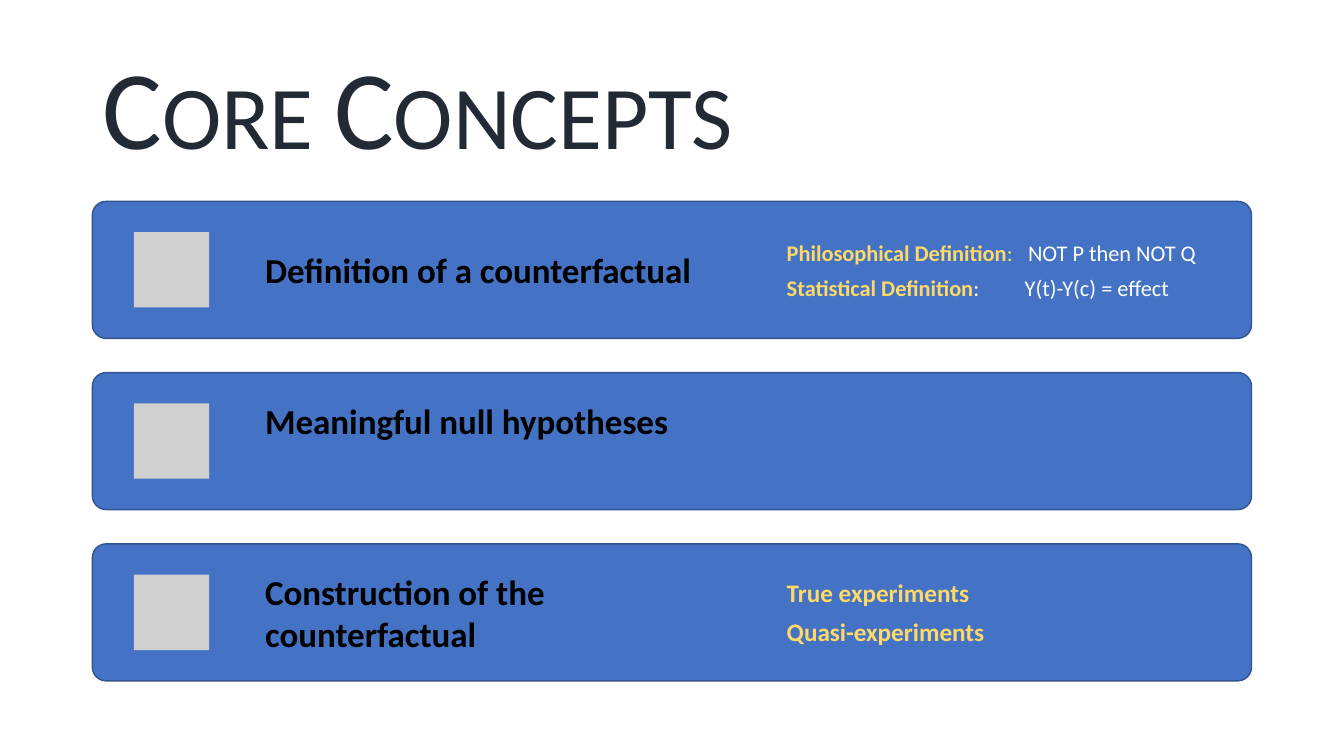
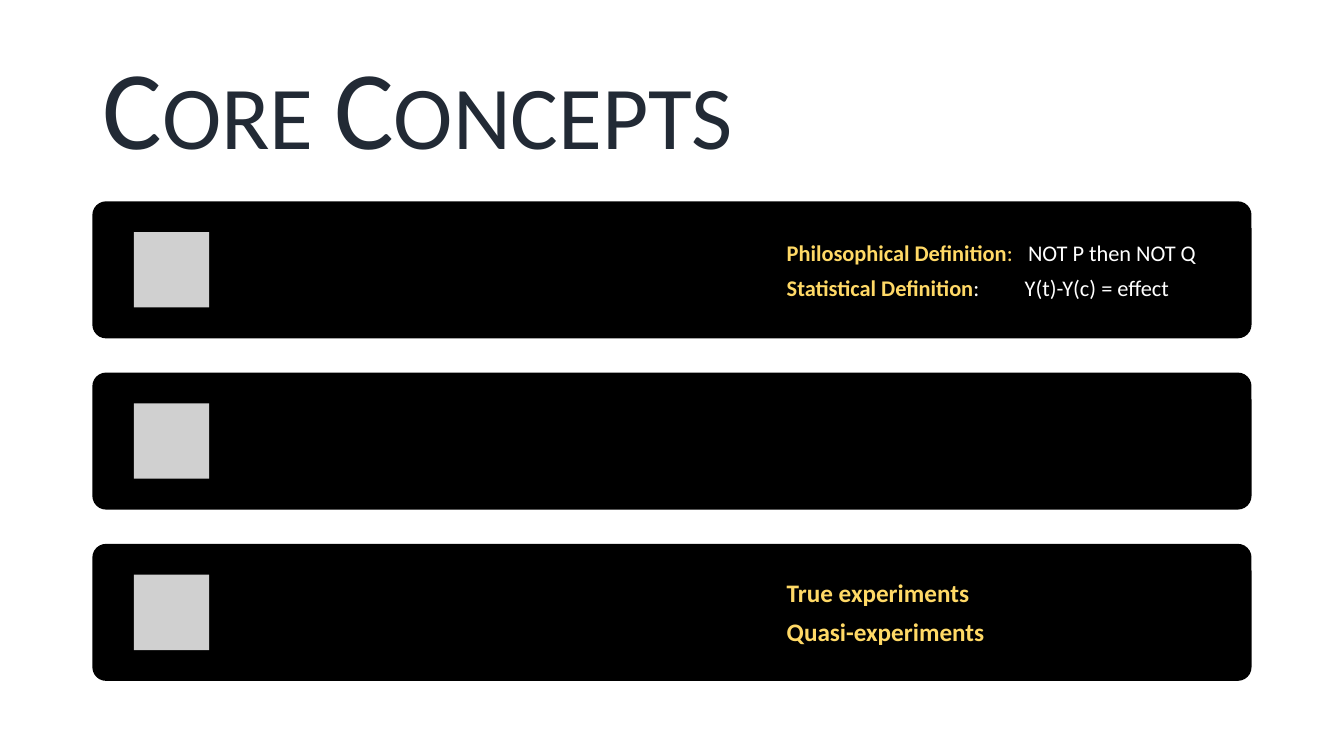
Before and after one commit to DS4PS/cpp-524-spr-2020, a slide deck: slide 2 of lectures/p-01-intro-to-counterfactuals.pptx. Drawn at 1344x756 pixels with LibreOffice and Linux fonts; fonts in the diff are those of the drawing; grey boxes stand for pictures. Boxes give left, top, right and bottom in pixels: in the first picture for what was removed or moved away, otherwise in the second. Text is boxed around its words. In the diff, an @@ line names an element or a change of style, - is before the commit and + after.

Commit message:
p-02 lecture

```diff
--- a/lectures/p-01-intro-to-counterfactuals.pptx
+++ b/lectures/p-01-intro-to-counterfactuals.pptx
@@ text removed at [265,258,691,284] @@
-Definition of a counterfactual
@@ text removed at [265,409,668,440] @@
-Meaningful null hypotheses
@@ fill #4472C4 to #000000; outline #325491 1 pt to none in 3 elements at [93,202,1252,339], [93,373,1252,510], [93,544,1252,682] @@
@@ text removed at [265,580,544,648] @@
-Construction of the counterfactual
```
Also in this commit, not shown: 1 other file.
